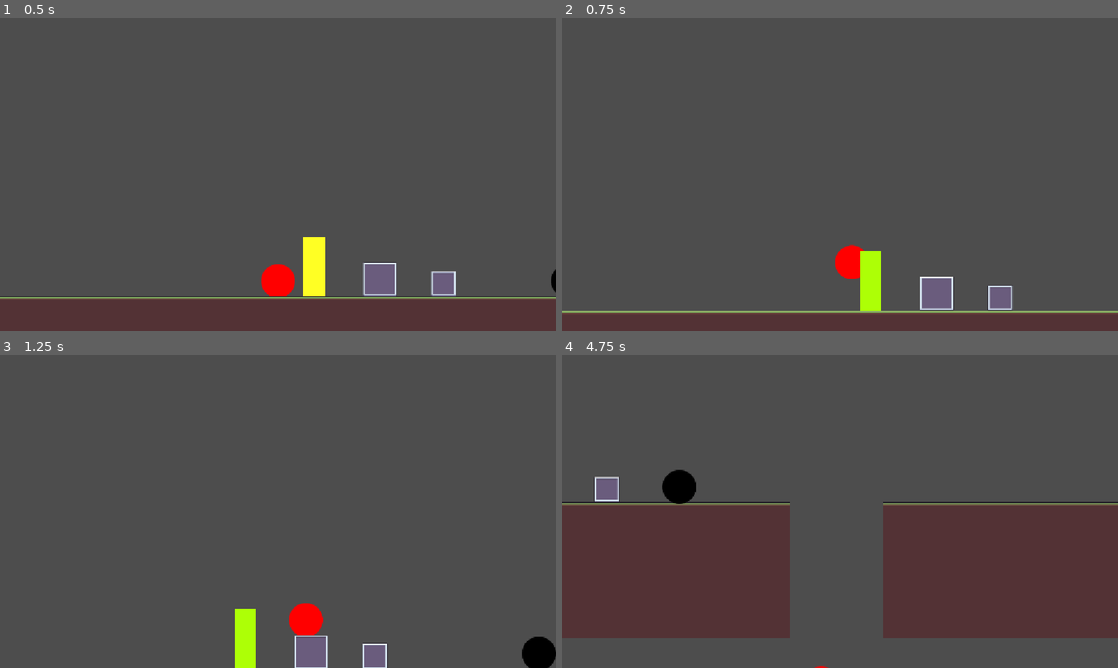
Above: before the commit, frames 1-4 (two rows, left to right).
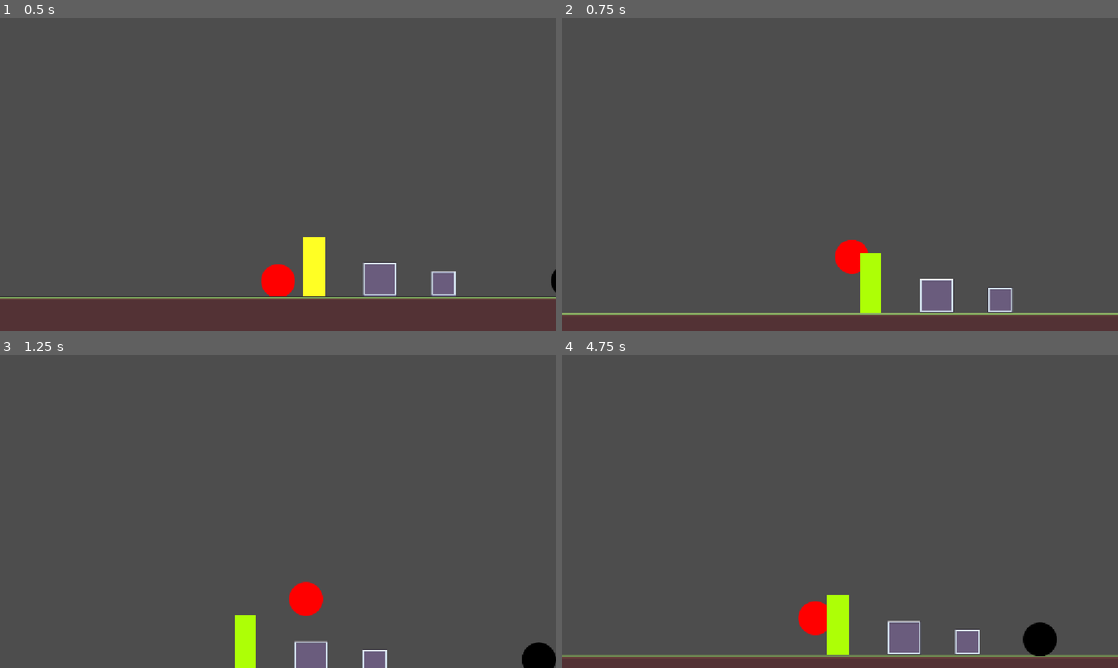
Above: after the commit, the same moments.

Repository: nf12pro/bounceback
Game: Godot game, scene res://scenes/testing_scene.tscn
Two runs of this game, one before a commit and one after it. Both use one fixed random seed, a clock stepped at 60 frames per second and the inputs below.
Inputs:
- Up to frame 1 (0.5 s): no input
- Up to frame 2 (0.75 s): hold D (move_right) from 0.53 s (still down); hold W (jump) from 0.53 s (still down)
- Up to frame 3 (1.25 s): keep holding D (move_right); keep holding W (jump)
- Up to frame 4 (4.75 s): release W (jump) at 1.28 s; tap W (jump) at 1.35, 1.52, 1.82, 2.85, 3.02, 3.32, 4.35, 4.52 s; release D (move_right) at 2.03 s; hold A (move_left) 2.03-2.78 s; hold W (jump) 2.03-2.78 s; hold D (move_right) 2.78-4.28 s; hold W (jump) 3.53-4.28 s; hold A (move_left) from 4.28 s (still down)

Frame 1 is identical in both runs. In frame 2, 1.8% of the frame differs, in the area x 0-100%, y 70-95%; in frame 3, 1.3%; in frame 4, 43%, in the area x 0-100%, y 36-100%.

Commit message:
Added Coyote Time, Jump Buffer and Jump Control

Diff:
--- a/scenes/basic_enemy.tscn
+++ b/scenes/basic_enemy.tscn
@@ -22,7 +22,7 @@
 radius = 29.068884
 
 [sub_resource type="CircleShape2D" id="CircleShape2D_hv2ic"]
-radius = 29.017237
+radius = 33.06055
 
 [sub_resource type="RectangleShape2D" id="RectangleShape2D_6esg4"]
 size = Vector2(63, 14)
--- a/scenes/player.tscn
+++ b/scenes/player.tscn
@@ -30,12 +30,6 @@
 [node name="player" type="CharacterBody2D" unique_id=615595234]
 collision_mask = 14
 script = ExtResource("1_g2els")
-max_speed = null
-acceleration = null
-friction = null
-jump_force = null
-bounce_force = null
-health = null
 
 [node name="animated_sprite" type="AnimatedSprite2D" parent="." unique_id=2085433902]
 sprite_frames = SubResource("SpriteFrames_8ju1m")
@@ -58,5 +52,13 @@
 [node name="collision_shape_2d" type="CollisionShape2D" parent="hurtbox" unique_id=814764680]
 shape = SubResource("CircleShape2D_hv2ic")
 
+[node name="jump_buffer_timer" type="Timer" parent="." unique_id=752685004]
+wait_time = 0.15
+one_shot = true
+
+[node name="coyote_timer" type="Timer" parent="." unique_id=1070926410]
+wait_time = 0.15
+one_shot = true
+
 [connection signal="area_entered" from="hitbox" to="." method="_on_hitbox_area_entered"]
 [connection signal="area_entered" from="hurtbox" to="." method="_on_hurtbox_area_entered"]
--- a/scenes/testing_scene.tscn
+++ b/scenes/testing_scene.tscn
@@ -339,7 +339,7 @@
 max_speed = 300.0
 acceleration = 1500.0
 friction = 1200.0
-jump_force = -400.0
+jump_force = -500.0
 health = 5
 
 [node name="camera_2d" type="Camera2D" parent="player" unique_id=28729734]
@@ -351,6 +351,17 @@
 limit_smoothed = true
 position_smoothing_enabled = true
 
+[node name="canvas_layer" type="CanvasLayer" parent="player/camera_2d" unique_id=263736528]
+
+[node name="color_rect" type="ColorRect" parent="player/camera_2d/canvas_layer" unique_id=1885996184]
+visible = false
+anchors_preset = 15
+anchor_right = 1.0
+anchor_bottom = 1.0
+grow_horizontal = 2
+grow_vertical = 2
+color = Color(0, 0, 0, 1)
+
 [node name="tile_map_layer" type="TileMapLayer" parent="." unique_id=1702782324]
 tile_map_data = PackedByteArray("AAAAABAAAAALAAYAAAABABAAAAALAAYAAAACABAAAAALAAYAAAADABAAAAALAAYAAAAEABAAAAALAAYAAAAFAB …(48320 unchanged characters)…
 tile_set = SubResource("TileSet_ifns1")
@@ -360,3 +371,6 @@
 
 [node name="checkpoint #1" parent="." unique_id=1933053069 instance=ExtResource("4_dh6dg")]
 position = Vector2(80, 144)
+
+[node name="checkpoint #2" parent="." unique_id=1123312224 instance=ExtResource("4_dh6dg")]
+position = Vector2(888, 144)
--- a/scripts/player.gd
+++ b/scripts/player.gd
@@ -5,12 +5,16 @@
 @export var acceleration: float = 1500.0
 @export var friction: float = 1200.0
 
-@export var jump_force: float = -400.0
-@export var stomp_force: float = -150.0
+@export var jump_force: float = -500.0
+@export var jump_cut_multiplier: float = 0.5
+@export var stomp_force: float = -650.0
 
 @export var damage: int = 1
 
 var input_direction: float = 0.0
+
+@onready var coyote_timer: Timer = $coyote_timer
+@onready var jump_buffer_timer: Timer = $jump_buffer_timer
 #endregion
 
 #region Health
@@ -22,6 +26,8 @@
 
 #region Movement
 func _physics_process(delta: float) -> void:
+	var was_on_floor = is_on_floor()
+
 	if not is_on_floor():
 		velocity.y += Global.gravity * delta
 
@@ -32,9 +38,20 @@
 
 	move_and_slide()
 
+	if was_on_floor and not is_on_floor() and velocity.y >= 0:
+		coyote_timer.start()
+
+	if not jump_buffer_timer.is_stopped() and (is_on_floor() or not coyote_timer.is_stopped()):
+		velocity.y = jump_force
+		jump_buffer_timer.stop()
+		coyote_timer.stop()
+
 func _unhandled_input(event: InputEvent) -> void:
-	if event.is_action_pressed("jump") and is_on_floor():
-		velocity.y = jump_force
+	if event.is_action_pressed("jump"):
+		jump_buffer_timer.start()
+
+	if event.is_action_released("jump") and velocity.y < 0:
+		velocity.y *= jump_cut_multiplier
 
 	if event.is_action("move_left") or event.is_action("move_right"):
 		input_direction = Input.get_axis("move_left", "move_right")
